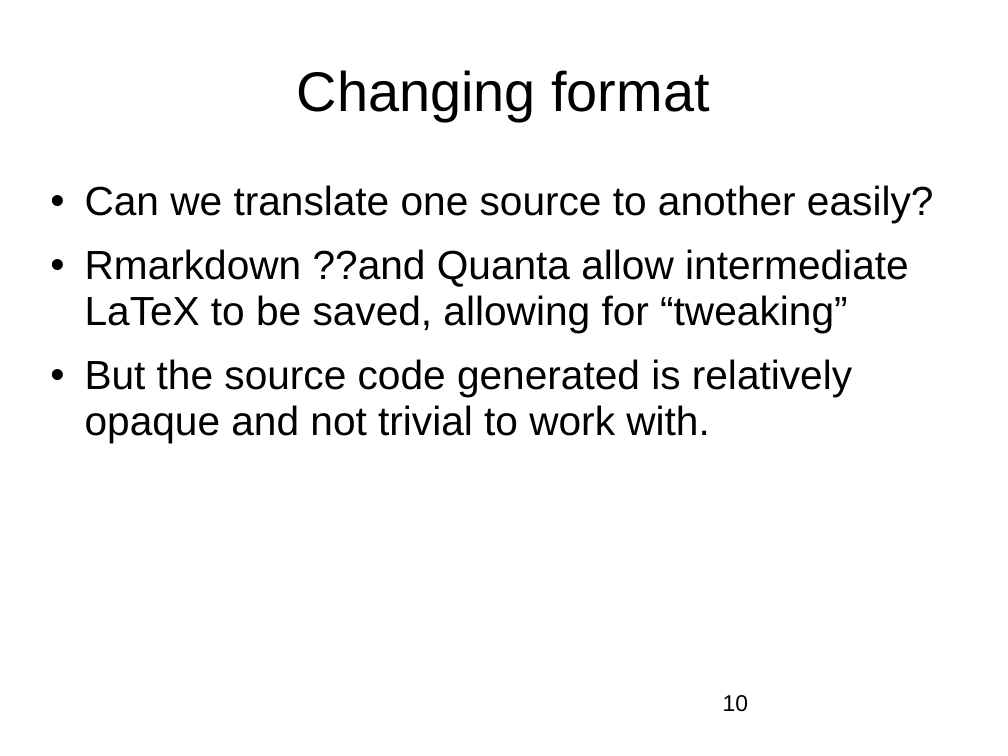
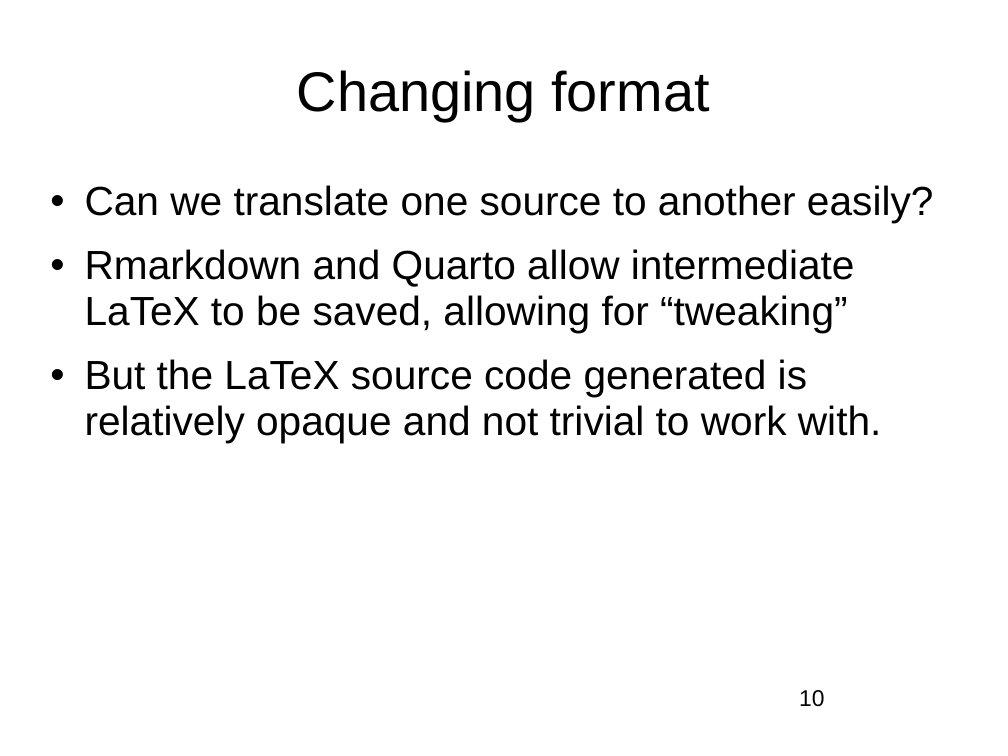
Before and after one commit to nashjc/Partridges, a slide deck: slide 10 of LinuxOttawa20260108.odp. Drawn at 1008x756 pixels with LibreOffice and Linux fonts; fonts in the diff are those of the drawing; background and template pictures are left out. Boxes give left, top, right and bottom in pixels: in the first picture for what was removed or moved away, otherwise in the second. Text is boxed around its words. In the diff, an @@ line names an element or a change of style, - is before the commit and + after.

```diff
--- a/LinuxOttawa20260108.odp
+++ b/LinuxOttawa20260108.odp
@@ text at box(85, 249, 881, 443): text changed @@
-• Rmarkdown ??and Quanta allow intermediate LaTeX to be saved, allowing for “tweaking”
-• But the source code generated is relatively opaque and not trivial to work with.
+• Rmarkdown and Quarto allow intermediate LaTeX to be saved, allowing for “tweaking”
+• But the LaTeX source code generated is relatively opaque and not trivial to work with.
@@ page number: place and size @@
-page number at box(723, 695, 748, 712)
+page number at box(799, 690, 824, 707)
```
Also in this commit, not shown: 11 other slides changed.
